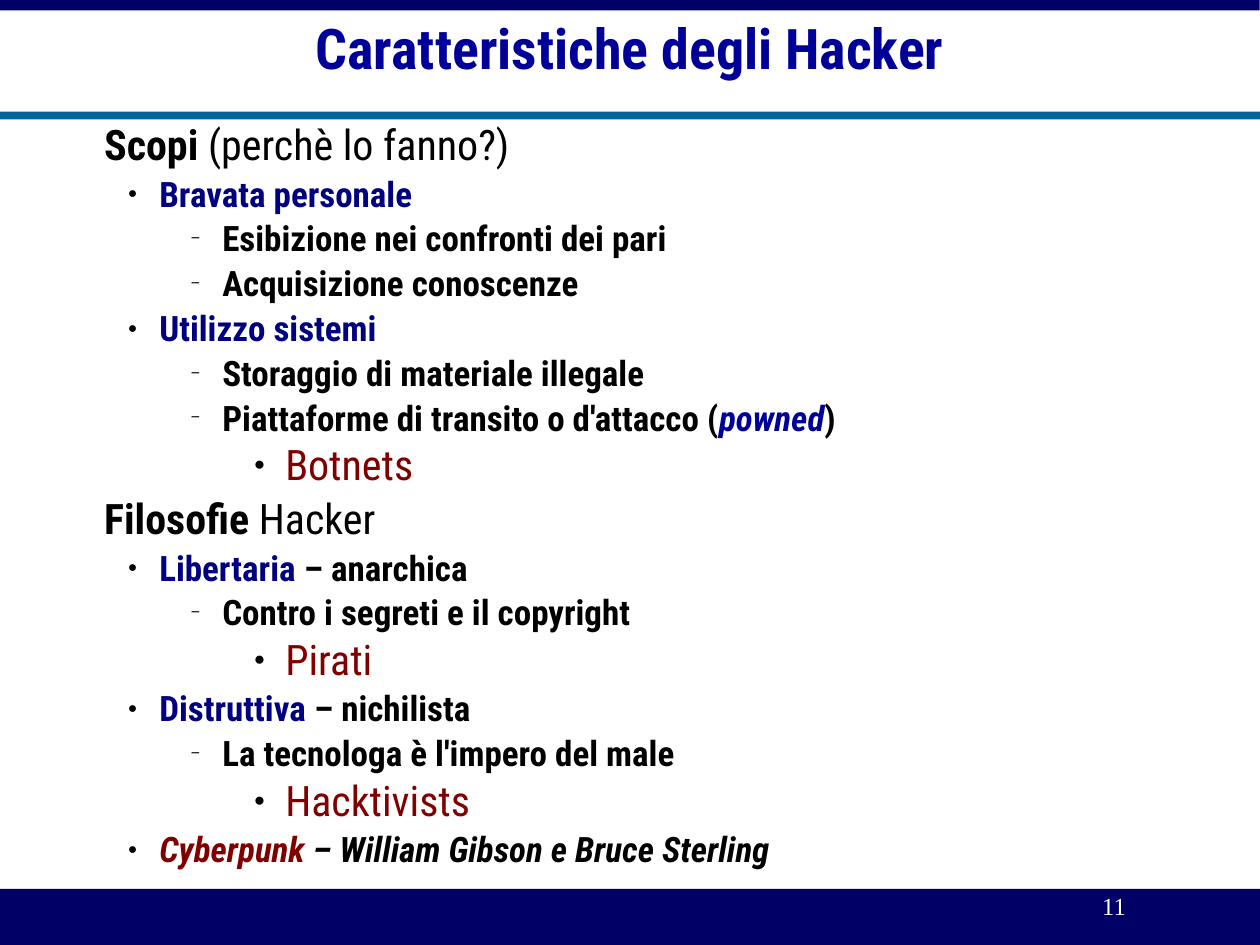
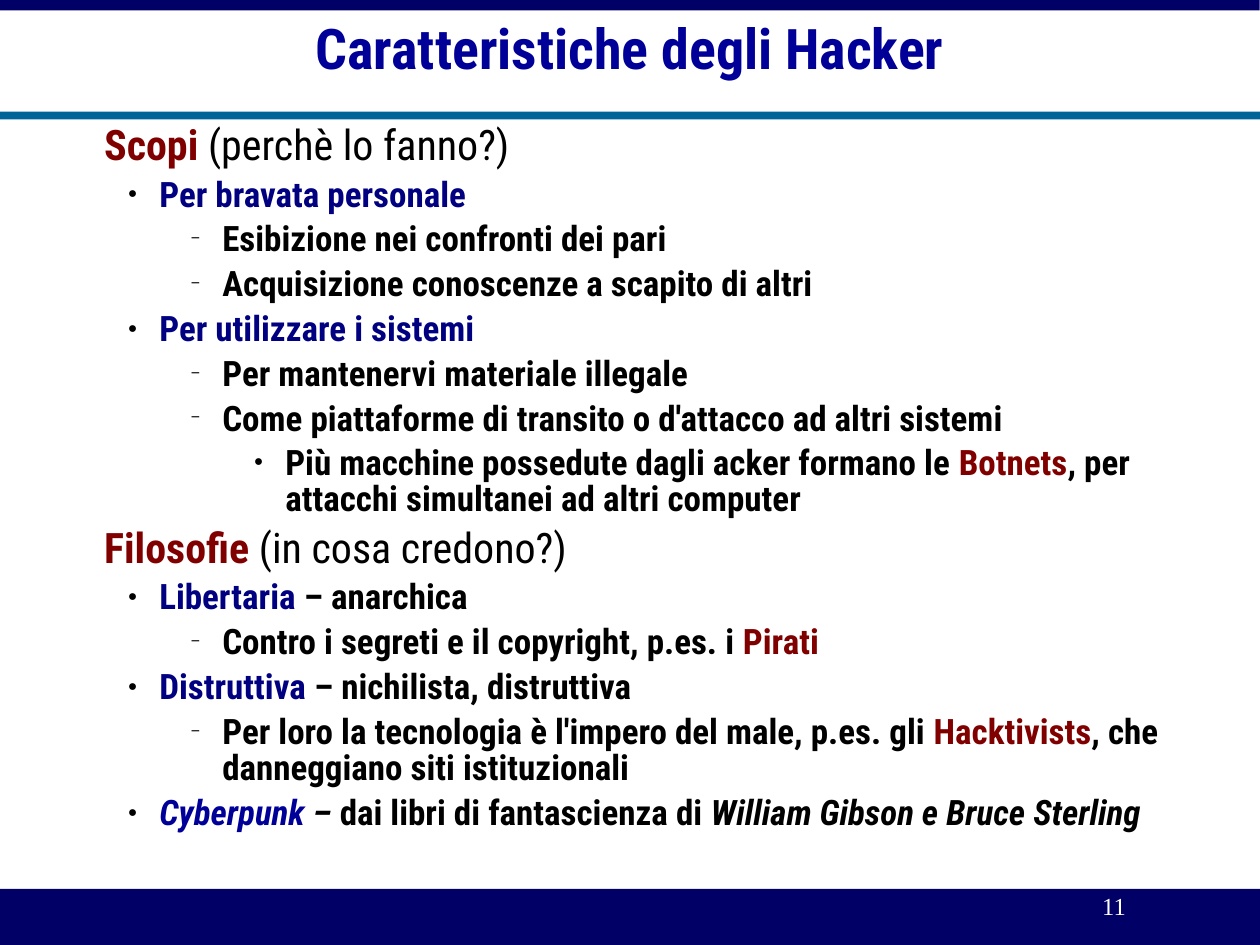
Before and after one commit to michelesimioli/cybersecurity_book, a slide deck: slide 11 of gitbook/slides/02crimine.odp. Drawn at 1260x945 pixels with LibreOffice and Linux fonts; fonts in the diff are those of the drawing. Boxes give left, top, right and bottom in pixels: in the first picture for what was removed or moved away, otherwise in the second. Text is boxed around its words. In the diff, an @@ line names an element or a change of style, - is before the commit and + after.

```diff
--- a/gitbook/slides/02crimine.odp
+++ b/gitbook/slides/02crimine.odp
@@ text at [104, 126, 509, 170]: text colour #000000 to #800000 in "Scopi" @@
@@ text at [159, 180, 465, 214]: text changed @@
-    ● Bravata personale
+    ● Per bravata personale
@@ text at [104, 269, 1130, 573]: text changed @@
-      − Acquisizione conoscenze
-    ● Utilizzo sistemi
-      − Storaggio di materiale illegale
-      − Piattaforme di transito o d'attacco (powned)
-        ● Botnets
-  Filosofie Hacker
+      − Acquisizione conoscenze a scapito di altri
+    ● Per utilizzare i sistemi
+      − Per mantenervi materiale illegale
+      − Come piattaforme di transito o d'attacco ad altri sistemi
+        ● Più macchine possedute dagli acker formano le Botnets, per attacchi simultanei ad altri computer
+  Filosofie (in cosa credono?)
@@ text at [159, 627, 1158, 833]: text changed @@
-      − Contro i segreti e il copyright
-        ● Pirati
-    ● Distruttiva – nichilista
-      − La tecnologa è l'impero del male
-        ● Hacktivists
-    ● Cyberpunk – William Gibson e Bruce Sterling
+      − Contro i segreti e il copyright, p.es. i Pirati
+    ● Distruttiva – nichilista, distruttiva
+      − Per loro la tecnologia è l'impero del male, p.es. gli Hacktivists, che danneggiano siti istituzionali
+    ● Cyberpunk – dai libri di fantascienza di William Gibson e Bruce Sterling
```
Also in this commit, not shown: 41 other slides changed, 5 slides added, 5 slides removed, 36 other files.
